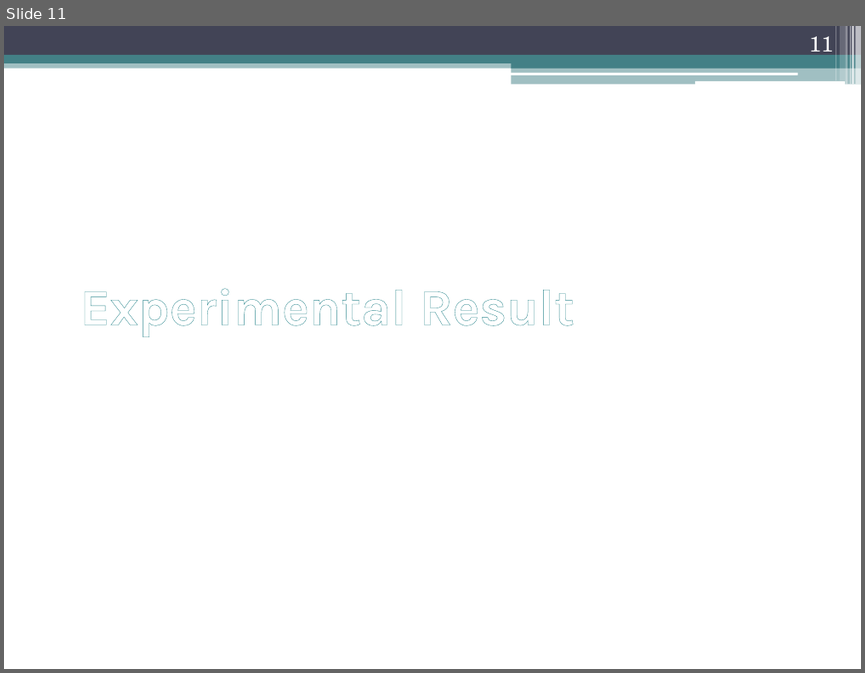
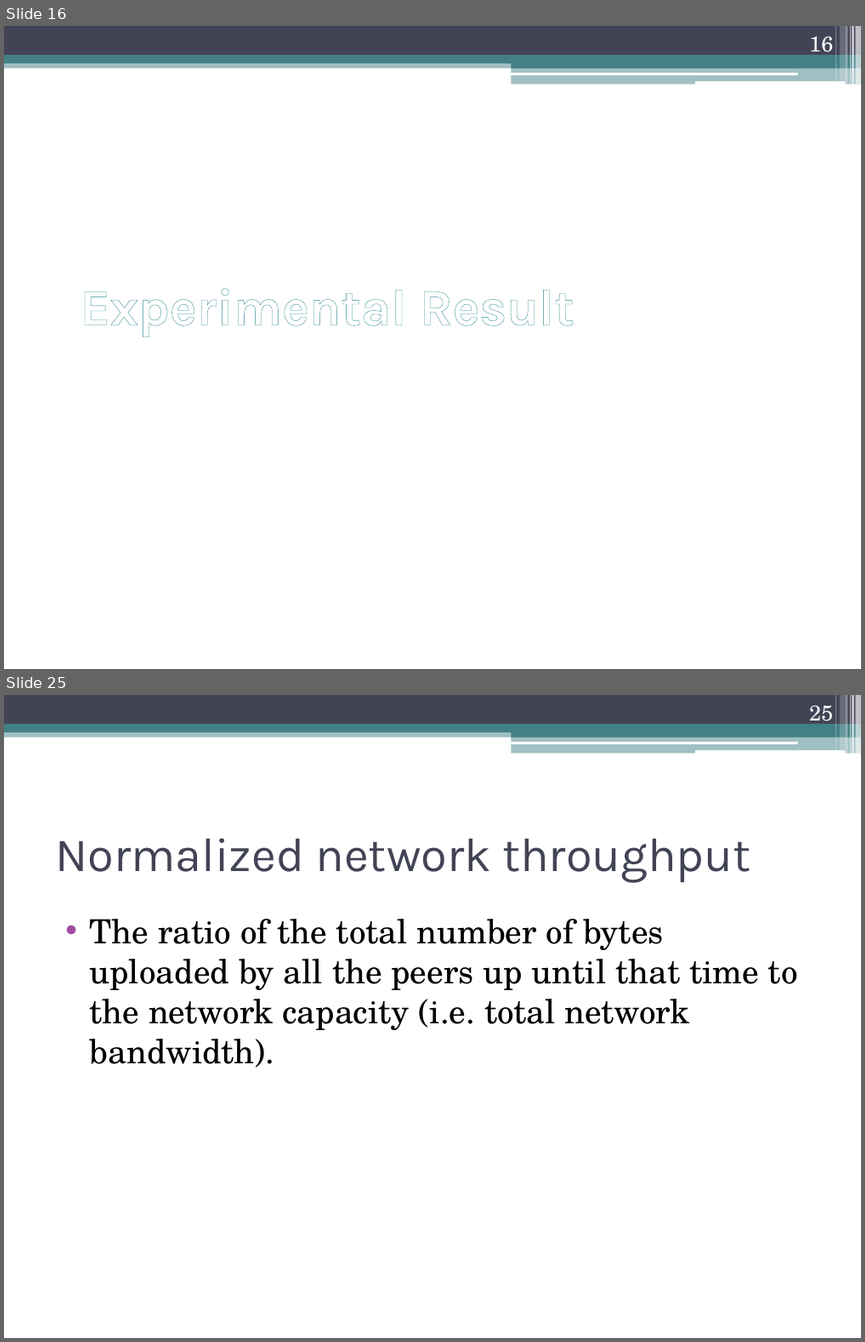
Before and after one commit to sikeh/shanbolishomework, a slide deck: Distributed Computing, Peer-to-Peer and GRIDS/final presentation/ppt/Peer-to-Peer Multimedia Streaming Using BitTorrent.pptx. Shown one above the other, each under a label of ours: slide 11 before the commit, slides 16 and 25 after it; the slides between them are not shown. The pictures are 865x673 and 865x1342 pixels, drawn with LibreOffice and Linux fonts; fonts in the diff are those of the drawing. Boxes give left, top, right and bottom in pixels: in the first picture for what was removed or moved away, otherwise in the second. Text is boxed around its words. In the diff, an @@ line names an element or a change of style, - is before the commit and + after.

```diff
--- a/Distributed Computing, Peer-to-Peer and GRIDS/final presentation/ppt/Peer-to-Peer Multimedia Streaming Using BitTorrent.pptx
+++ b/Distributed Computing, Peer-to-Peer and GRIDS/final presentation/ppt/Peer-to-Peer Multimedia Streaming Using BitTorrent.pptx
@@ slide 25 added at (x1=4, y1=695, x2=861, y2=1338), background #FFFFFF; not listed: 13 template elements that a slide beside it also shows @@
@@ page number added at (x1=809, y1=705, x2=833, y2=727), 18 pt, text #FFFFFF @@
+25
@@ title added at (x1=55, y1=838, x2=750, y2=882), 40 pt, text #424456 @@
+Normalized network throughput
@@ text added at (x1=90, y1=919, x2=798, y2=1067), 28 pt, text #000000 @@
+• The ratio of the total number of bytes uploaded by all the peers up until that time to the network capacity (i.e. total network bandwidth).
@@ what was slide 11 is now slide 16 @@
@@ page number at (x1=809, y1=36, x2=833, y2=58): text changed @@
-11
+16
```
Also in this commit, not shown: 3 slides changed, 18 other slides added.
